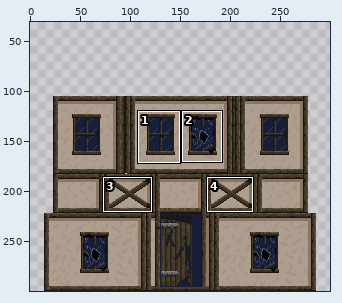
A sprite sheet gets an edit: raid/Assets/Art/Backroung Sprites/Houses/House_Panel_2.png. The picture above shows the old version from afar; the outline marks the close-up.
Close-up. Before the commit:
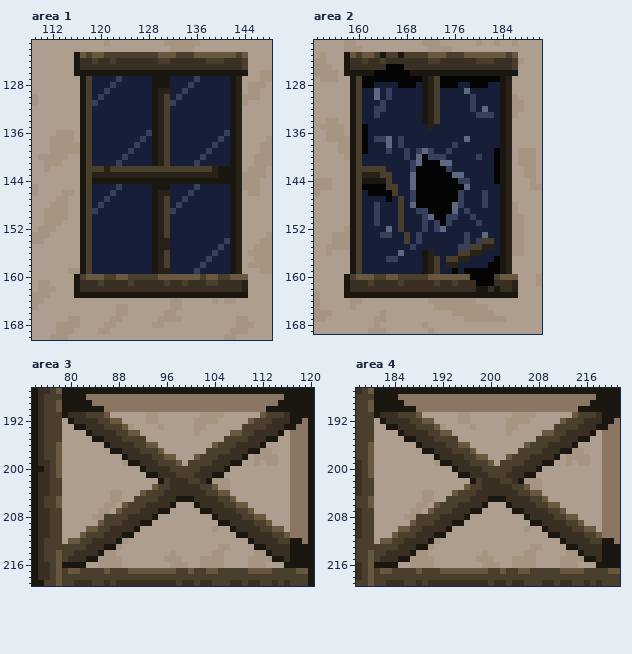
The file is 272x195 pixels. Pixels under 10% opacity are left out. Colours within 5 levels of each other are drawn and written as one. Shown: area 1: x 109..148, y 121..170; area 2: x 153..190, y 121..169; area 3: x 74..120, y 187..219; area 4: x 178..221, y 187..219. The old version is drawn lined up with the new one, on the new canvas. The wide view leaves out empty margins. The commit also changed other parts of the picture, which this record leaves out.
Once edited:
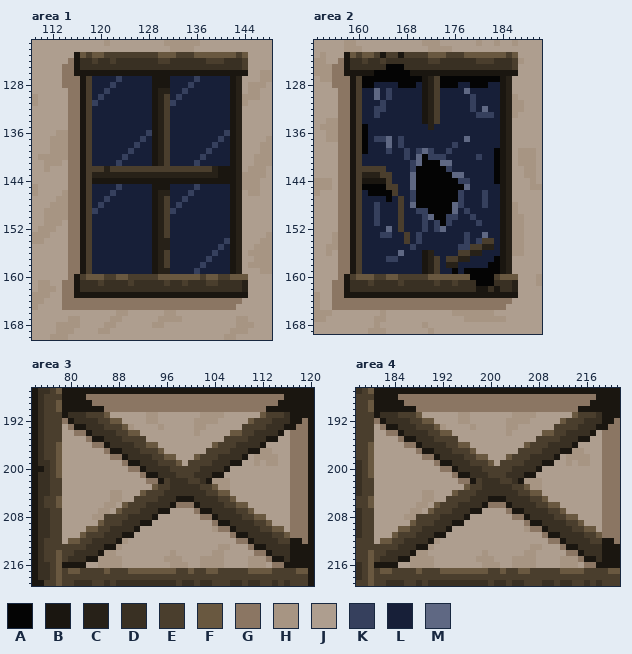
Palette (. is transparent): A #040404  B #1a1610  C #272118  D #393023  E #4a3e2d  F #695840  G #8b7663  H #a79583  J #ae9e8f  K #36405d  L #171f38  M #5f6883
The exact change:
canvas 272x195 -> 300x300, the old top-left corner now at 14,105
Changed rows in their new state; - is an unchanged pixel.
Area 1:
first column x 114:
124 -G----------------------------
125 GG----------------------------
126 GG----------------------------
127 GGG---------------------------
128 GGG---------------------------
129 -GG---------------------------
130 -GG---------------------------
131 -GG---------------------------
132 -GG---------------------------
133 -GG---------------------------
134 -GG---------------------------
135 -GG---------------------------
136 -GG---------------------------
137 -GG---------------------------
138 -GG---------------------------
139 -GG---------------------------
140 -GG---------------------------
141 -GG---------------------------
142 -GG---------------------------
143 -GG---------------------------
144 -GG---------------------------
145 -GG---------------------------
146 -GG---------------------------
147 -GG---------------------------
148 -GG---------------------------
149 -GG---------------------------
150 -GG---------------------------
151 -GG---------------------------
152 -GG---------------------------
153 -GG---------------------------
154 -GG---------------------------
155 -GG---------------------------
156 -GG---------------------------
157 -GG---------------------------
158 -GG---------------------------
159 -GG---------------------------
160 -G----------------------------
161 GG----------------------------
162 GG----------------------------
163 GG----------------------------
164 GGGGGGGGGGGGGGGGGGGGGGGGGGGGGG
165 GGGGGGGGGGGGGGGGGGGGGGGGGGGGG-
Area 2:
first column x 156:
124 -G----------------------------
125 GG----------------------------
126 GG----------------------------
127 GGG---------------------------
128 GGG---------------------------
129 -GG---------------------------
130 -GG---------------------------
131 -GG---------------------------
132 -GG---------------------------
133 -GG---------------------------
134 -GG---------------------------
135 -GG---------------------------
136 -GG---------------------------
137 -GG---------------------------
138 -GG---------------------------
139 -GG---------------------------
140 -GG---------------------------
141 -GG---------------------------
142 -GG---------------------------
143 -GG---------------------------
144 -GG---------------------------
145 -GG---------------------------
146 -GG---------------------------
147 -GG---------------------------
148 -GG---------------------------
149 -GG---------------------------
150 -GG---------------------------
151 -GG---------------------------
152 -GG---------------------------
153 -GG---------------------------
154 -GG---------------------------
155 -GG---------------------------
156 -GG---------------------------
157 -GG---------------------------
158 -GG---------------------------
159 -GG---------------------------
160 -G----------------------------
161 GG----------------------------
162 GG----------------------------
163 GG----------------------------
164 GGGGGGGGGGGGGGGGGGGGGGGGGGGGGG
165 GGGGGGGGGGGGGGGGGGGGGGGGGGGGG-
Area 3:
first column x 79:
192 G---------------
193 -G--------------
194 --GG------------
195 ----G-----------
196 -----GG---------
197 -------G--------
198 --------GG------
199 ----------G-----
200 -----------GG---
201 -------------G--
202 --------------GG
first column x 98:
206 GGG---------------
207 ---G--------------
208 ----GG------------
209 ------G-----------
210 -------GG---------
211 ---------G--------
212 ----------GG------
213 ------------G-----
214 -------------GG---
215 ---------------G--
216 ----------------GG
Area 4:
first column x 181:
192 G---------------
193 -G--------------
194 --GG------------
195 ----G-----------
196 -----GG---------
197 -------G--------
198 --------GG------
199 ----------G-----
200 -----------GG---
201 -------------G--
202 --------------GG
first column x 200:
206 GGG---------------
207 ---G--------------
208 ----GG------------
209 ------G-----------
210 -------GG---------
211 ---------G--------
212 ----------GG------
213 ------------G-----
214 -------------GG---
215 ---------------G--
216 ----------------GG
Where, in picture pixels (left, top, right, bottom), the same in both close-ups:
changed: (62, 58, 242, 310)
changed: (332, 58, 512, 310)
changed: (62, 418, 158, 484)
changed: (176, 502, 284, 568)
changed: (374, 418, 596, 568)
